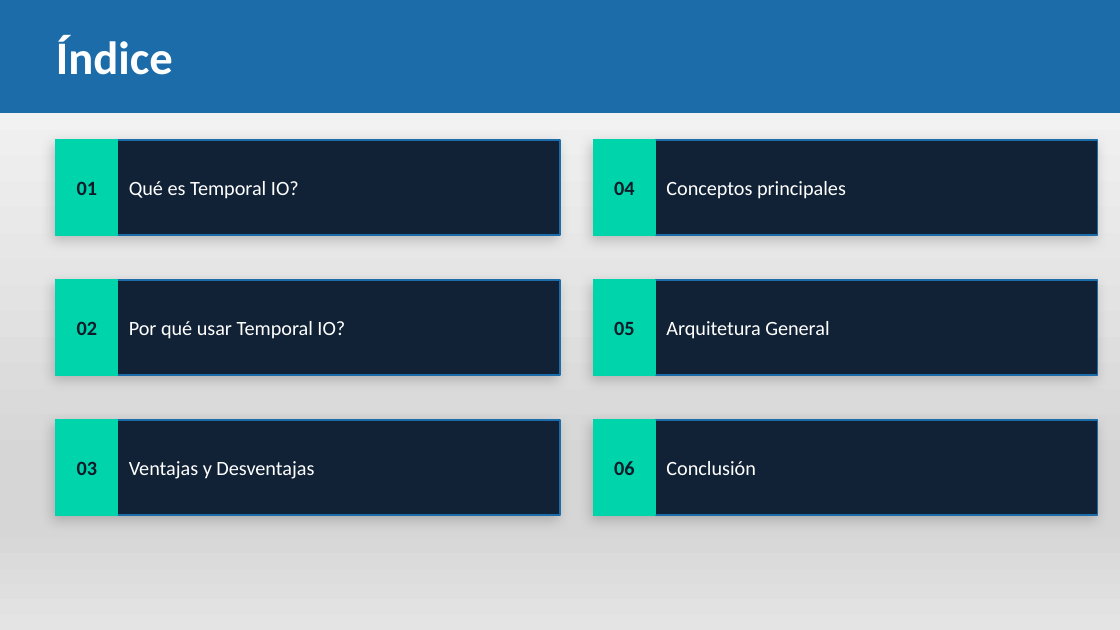
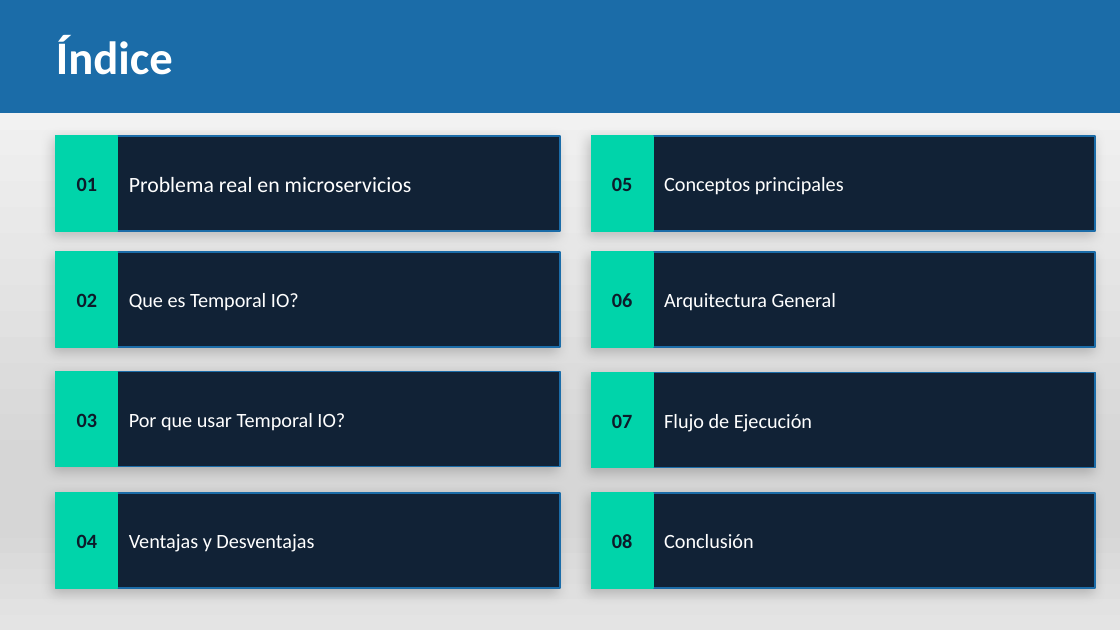
Before and after one commit to pedro-bvf/Temporal-IO, a slide deck: slide 2 of Temporal_IO_es.pptx. Drawn at 1120x630 pixels with LibreOffice and Linux fonts; fonts in the diff are those of the drawing. Boxes give left, top, right and bottom in pixels: in the first picture for what was removed or moved away, otherwise in the second. Text is boxed around its words. In the diff, an @@ line names an element or a change of style, - is before the commit and + after.

Commit message:
fix: fix presentation

```diff
--- a/Temporal_IO_es.pptx
+++ b/Temporal_IO_es.pptx
@@ 2 texts, 2 rectangles: place and size @@
-2 texts, 2 rectangles at (56, 140, 846, 235)
+2 texts, 2 rectangles at (56, 136, 844, 231)
@@ rectangle: place and size @@
-rectangle at (594, 140, 1098, 235)
+rectangle at (591, 136, 1095, 231)
@@ rectangle: place and size @@
-rectangle at (594, 140, 655, 235)
+rectangle at (591, 136, 653, 231)
@@ text "05": place and size @@
-text "05" at (614, 321, 634, 335)
+text "05" at (612, 177, 632, 191)
@@ text added at (129, 177, 412, 192), 14 pt, text #FFFFFF @@
+Problema real en microservicios
@@ 2 rectangles, 1 text: place and size @@
-2 rectangles, 1 text at (56, 280, 560, 375)
+2 rectangles, 1 text at (56, 252, 560, 347)
@@ rectangle: place and size @@
-rectangle at (594, 280, 1098, 375)
+rectangle at (591, 252, 1095, 347)
@@ rectangle: place and size @@
-rectangle at (594, 280, 655, 375)
+rectangle at (591, 252, 653, 347)
@@ text "06": place and size @@
-text "06" at (614, 461, 634, 475)
+text "06" at (612, 293, 632, 307)
@@ text at (129, 293, 299, 311): text changed @@
-Qué es Temporal IO?
+Que es Temporal IO?
@@ text at (664, 293, 836, 311): text changed @@
-Arquitetura General
+Arquitectura General
@@ 2 rectangles, 1 text: place and size @@
-2 rectangles, 1 text at (56, 420, 560, 515)
+2 rectangles, 1 text at (56, 372, 560, 467)
@@ rectangle: place and size @@
-rectangle at (594, 420, 1098, 515)
+rectangle at (591, 373, 1095, 468)
@@ rectangle: place and size @@
-rectangle at (594, 420, 655, 515)
+rectangle at (591, 373, 653, 468)
@@ text at (129, 413, 345, 431): text changed @@
-Por qué usar Temporal IO?
+Por que usar Temporal IO?
@@ text added at (612, 414, 632, 428), 13 pt, text #0D1B2A, bold @@
+07
@@ text added at (664, 414, 812, 432), 13 pt, text #FFFFFF @@
+Flujo de Ejecución
@@ text "04": place and size @@
-text "04" at (614, 181, 634, 195)
+text "04" at (77, 534, 97, 548)
@@ rectangle added at (56, 493, 560, 588), fill #112236, outline #1B6CA8 1 pt @@
@@ rectangle added at (56, 493, 118, 588), fill #00D4AA, outline #00D4AA 1 pt @@
@@ text "Ventajas y Desventajas": place and size @@
-text "Ventajas y Desventajas" at (129, 461, 314, 479)
+text "Ventajas y Desventajas" at (129, 534, 314, 552)
@@ rectangle added at (591, 493, 1095, 588), fill #112236, outline #1B6CA8 1 pt @@
@@ rectangle added at (591, 493, 653, 588), fill #00D4AA, outline #00D4AA 1 pt @@
@@ text "Conclusión": place and size @@
-text "Conclusión" at (666, 461, 755, 475)
+text "Conclusión" at (664, 534, 753, 548)
@@ text added at (612, 534, 632, 548), 13 pt, text #0D1B2A, bold @@
+08
```
Also in this commit, not shown: 6 other slides changed, 1 slide added, 2 slides removed, 3 other files.
